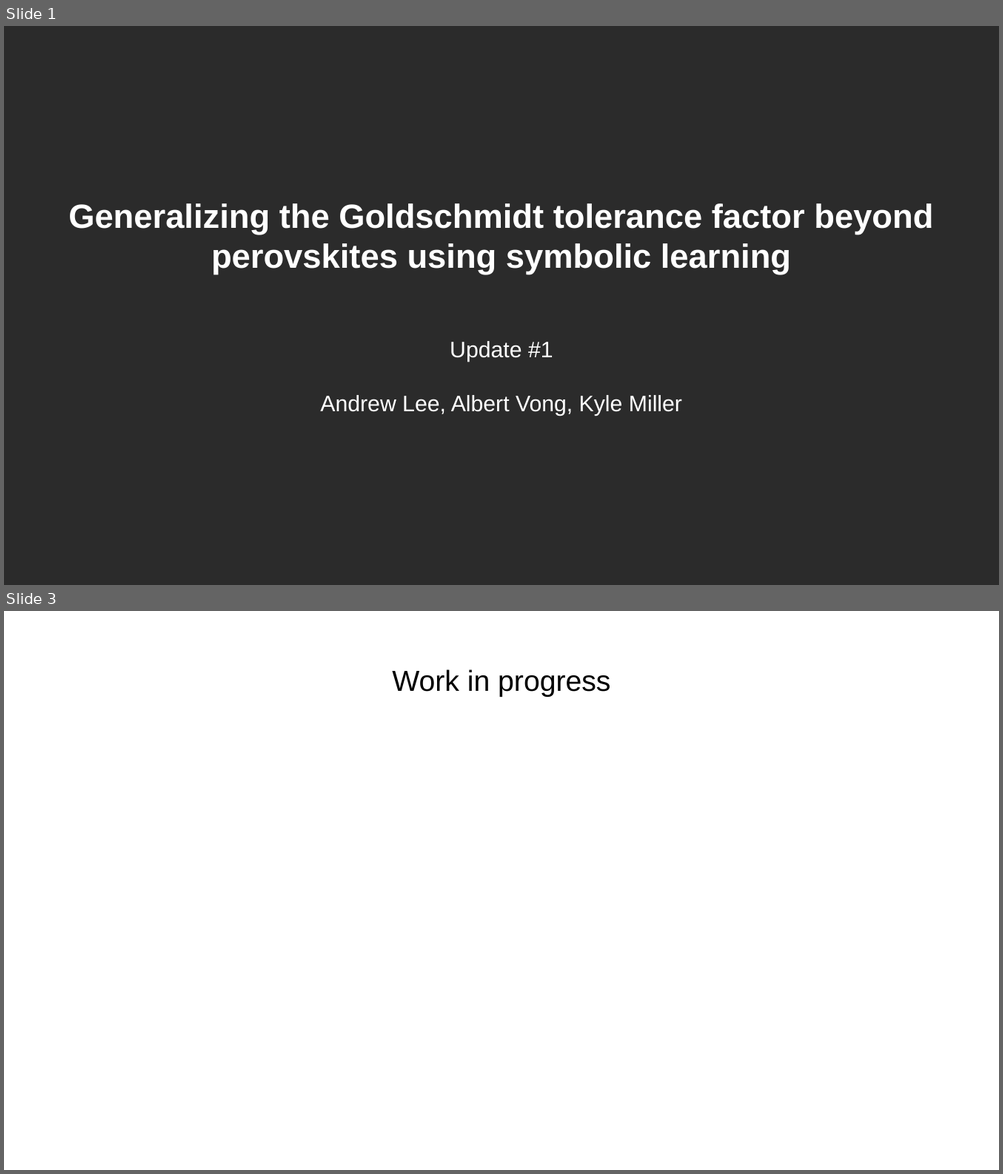
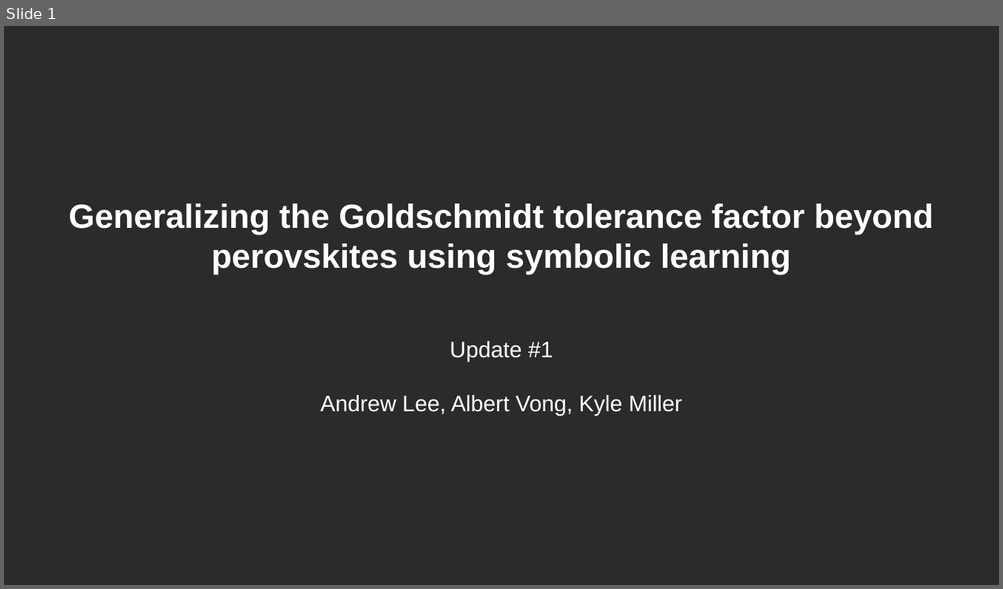
Before and after one commit to AlbertVong/Mat-Hack-2023, a slide deck: powerpoint_slides/group_6_hackathon_update_1.pptx. Shown one above the other, each under a label of ours: slides 1 and 3 before the commit, slide 1 after it; the slides between them are not shown. The pictures are 1003x1174 and 1003x589 pixels, drawn with LibreOffice and Linux fonts; fonts in the diff are those of the drawing; background and template pictures are left out; a plain dark background stands for a picture behind light text. Boxes give left, top, right and bottom in pixels: in the first picture for what was removed or moved away, otherwise in the second. Text is boxed around its words. In the diff, an @@ line names an element or a change of style, - is before the commit and + after.

```diff
--- a/powerpoint_slides/group_6_hackathon_update_1.pptx
+++ b/powerpoint_slides/group_6_hackathon_update_1.pptx
@@ slide 3 removed at (4,611,999,1170), background picture (left out) @@
@@ title removed at (392,669,610,697) @@
-Work in progress
```
Also in this commit, not shown: 3 slides changed, 1 other slide removed.
